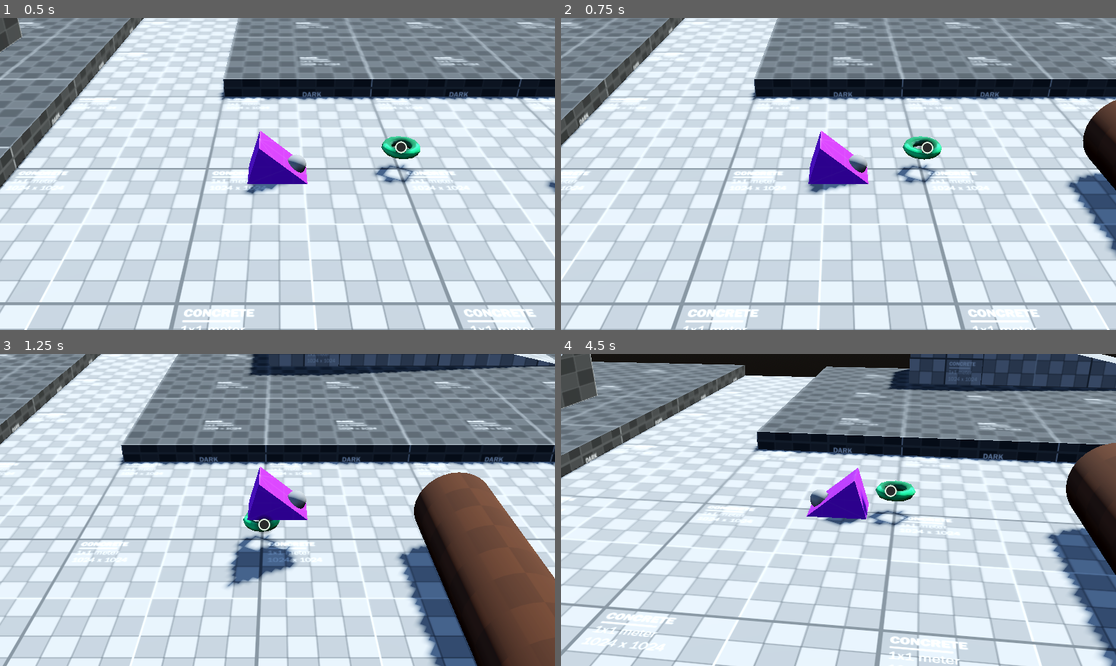
Above: before the commit, frames 1-4 (two rows, left to right).
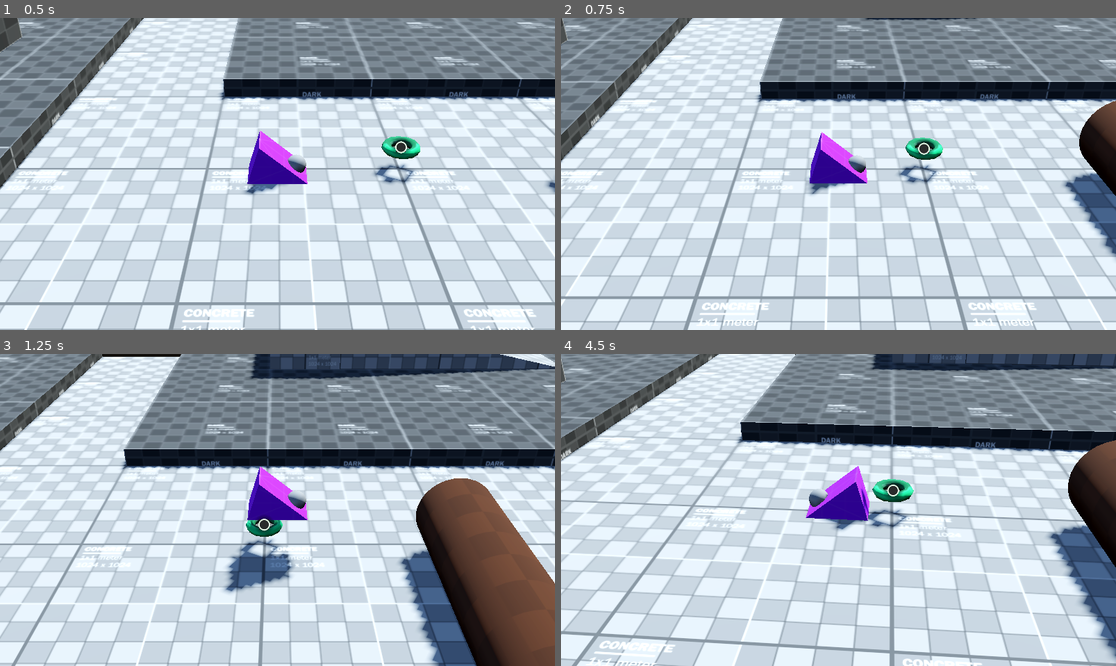
Above: after the commit, the same moments.

Repository: lithopsiouu/you-rat
Game: Godot game, scene res://Scenes/test/main test room.tscn
Same seed, same stepped clock (60 frames per second), same inputs: the game is played once before the commit and once after it.
Inputs (mouse positions are in pixels of both pictures, inside the frame that each line leads up to):
- Up to frame 1 (0.5 s): no input
- Up to frame 2 (0.75 s): tap Enter at 0.5 s; move the mouse to (960, 158) at 0.52 s; hold D (move_right) from 0.53 s (still down); tap X (zoom_cam_in, bound only after the commit) at 0.6 s
- Up to frame 3 (1.25 s): keep holding D (move_right); tap Space (jump) at 0.77, 1.07 s; tap Z (zoom_cam_out, bound only after the commit) at 0.8 s
- Up to frame 4 (4.5 s): move the mouse to (727, 525) at 1.27 s; release D (move_right) at 1.28 s; hold S (move_backward) 1.28-2.03 s; tap Z (zoom_cam_out, bound only after the commit) at 1.35, 3.05 s; tap Space (jump) at 1.52, 1.55, 1.82, 2.1, 3.02, 3.32, 3.77, 3.8, 4.07 s; move the mouse to (894, 441) at 2.02 s; hold D (move_right) 2.03-2.78 s; tap X (zoom_cam_in, bound only after the commit) at 2.3 s; move the mouse to (810, 572) at 2.77 s; hold W (move_forward) 2.78-3.53 s; click (810, 572) at 2.85 s; move the mouse to (1005, 556) at 3.52 s; hold A (move_left) from 3.53 s (still down); tap Down (rotate_cam_down) at 3.6 s; move the mouse to (672, 463) at 4.27 s; tap Left (rotate_cam_left) at 4.35 s

Frame 1 is identical in both runs. In frame 2, 35% of the frame differs, in the area x 0-100%, y 0-100%; in frame 3, 38%; in frame 4, 56%.

Commit message:
update rolling tube, gimbal camera
- added note tracker addon
- updated gimbal camera to include zooming
- rolling tube can access character state machine
- rolling tube now has exit function

Diff:
--- a/Assets/Entities/gimbal_camera.tscn
+++ b/Assets/Entities/gimbal_camera.tscn
@@ -11,13 +11,20 @@
 dof_blur_near_transition = 4.0
 dof_blur_amount = 0.2
 
-[node name="GimbalCamera" type="Node3D"]
+[node name="GimbalCamera" type="Node3D" unique_id=1012563918]
+process_mode = 3
+physics_interpolation_mode = 1
 script = ExtResource("1_gf4iu")
+use_start_orientation = true
+speed_y = 0.9
+speed_x = 1.3
 
-[node name="InnerGimbal" type="Node3D" parent="."]
+[node name="InnerGimbal" type="Node3D" parent="." unique_id=1711236955]
+unique_name_in_owner = true
 transform = Transform3D(1, 0, 0, 0, 0.866025, 0.5, 0, -0.5, 0.866025, 0, 0, 0)
 
-[node name="Camera3D" type="Camera3D" parent="InnerGimbal"]
+[node name="Camera3D" type="Camera3D" parent="InnerGimbal" unique_id=1717245231]
+unique_name_in_owner = true
 transform = Transform3D(1, 0, 0, 0, 1, 0, 0, 0, 1, 0, 0, 2.8)
 cull_mask = 524287
 attributes = SubResource("CameraAttributesPractical_gf4iu")
--- a/Assets/Entities/rigidbody_player.tscn
+++ b/Assets/Entities/rigidbody_player.tscn
@@ -11,6 +11,7 @@
 [ext_resource type="Script" uid="uid://4au3baac81ma" path="res://Scripts/Interaction/StateMachine/Character/walking.gd" id="9_vghrk"]
 [ext_resource type="Script" uid="uid://01ga8bbfkunt" path="res://Scripts/Interaction/StateMachine/Character/falling.gd" id="10_1kggj"]
 [ext_resource type="Script" uid="uid://cggutx8t7paof" path="res://Scripts/Interaction/StateMachine/Character/jumping.gd" id="10_y5fkf"]
+[ext_resource type="Script" uid="uid://ddahjqj87whn7" path="res://Scripts/Interaction/StateMachine/Character/blocked.gd" id="12_xmvst"]
 
 [sub_resource type="SphereShape3D" id="SphereShape3D_b2tom"]
 radius = 0.05
@@ -116,3 +117,9 @@
 input = NodePath("../../Components/PlayerInput")
 rotator = NodePath("../../Components/RotateToVelocity")
 metadata/_custom_type_script = "uid://cggutx8t7paof"
+
+[node name="Blocked" type="Node" parent="StateMachine" unique_id=258050266 node_paths=PackedStringArray("body", "input")]
+script = ExtResource("12_xmvst")
+body = NodePath("../..")
+input = NodePath("../../Components/PlayerInput")
+metadata/_custom_type_script = "uid://ddahjqj87whn7"
--- a/Scenes/test/main test room.tscn
+++ b/Scenes/test/main test room.tscn
@@ -154,8 +154,6 @@
 transform = Transform3D(1, 0, 0, 0, 1, 0, 0, 0, 1, 0.367, 0, -0.945)
 top_level = true
 target = NodePath("..")
-rotation_speed_y = 0.03
-rotation_speed_x = 0.035
 gimbal_max_x = -35.0
 gimbal_min_x = -20.0
 
--- a/Scripts/Interaction/StateMachine/Character/falling.gd
+++ b/Scripts/Interaction/StateMachine/Character/falling.gd
@@ -29,6 +29,7 @@
 	var move_dir = input.move_dir
 
 	if body.is_on_floor():
+		Input.start_joy_vibration(0, 0.3, 0.3, 0.1)
 
 		if _get_is_moving(move_dir):
 			state_machine.change_state("Walking")
--- a/Scripts/Interaction/StateMachine/StateMachine.gd
+++ b/Scripts/Interaction/StateMachine/StateMachine.gd
@@ -3,6 +3,7 @@
 ## Class for a [StateMachine].
 
 @export var initial_state: State
+@export var print_state_change: bool = false ## Whether or not the [b]Output[/b] displays the name of the new [State].
 
 var current_state: State ## Current state the [StateMachine] is in.
 var last_state: State ## Last state the [StateMachine] was in.
@@ -39,4 +40,4 @@
 	new_state.enter()
 
 	current_state = new_state
-	print(str(new_state_name))
+	if print_state_change: print(str(new_state_name))
--- a/Scripts/Interaction/rolling_tube.gd
+++ b/Scripts/Interaction/rolling_tube.gd
@@ -2,11 +2,23 @@
 ## A cylinder that rolls along one axis that can be entered by an NPC at either end.
 
 var _held_character: CharacterBody3D ## Character "held" within tube.
+var _character_state_machine: StateMachine ## [StateMachine] of the [param _held_character].
 
+@export_category("Settings")
+
+@export_group("Connections")
 @export var entrance: Interactable
 @export var exit: Interactable
 
+@export_group("Rolling") # @todo add rolling functionality
+@export_custom(PROPERTY_HINT_GROUP_ENABLE, "") var can_roll: bool = true ## If the [RollingTube] can move.
+@export var speed: float = 1.0 ## Speed of the [RollingTube].
+
+var ends_distance: float = 0.0 ## Distance between [param entrance] and [exit] calculated at [method Node._ready].
+
 func _ready() -> void:
+	ends_distance = entrance.global_position.distance_to(exit.global_position)
+
 	entrance.interaction_completed.connect(_try_enter_body.bind(entrance))
 	exit.interaction_completed.connect(_try_enter_body.bind(exit))
 
@@ -14,6 +26,22 @@
 	_held_character = interactor.owner
 
 	var gimbal: GimbalCamera = _held_character.find_child("GimbalCamera")
-	gimbal.set_new_target(self)
+	gimbal.set_new_target(self, false)
+	gimbal.set_zoom_extents("in_tube")
 
 	_held_character.visible = false
+
+	if _try_get_state_machine():
+		_character_state_machine.change_state("blocked")
+
+func _try_get_state_machine() -> bool:
+	_character_state_machine = _held_character.find_child("StateMachine")
+
+	return _character_state_machine != null
+
+# @todo finish function exit tube
+func _exit_tube(area: Interactable) -> void:
+	_held_character.global_position = exit.global_position
+	_held_character.visible = true
+
+	_character_state_machine.change_state("idle")
--- a/Scripts/gimbal_camera.gd
+++ b/Scripts/gimbal_camera.gd
@@ -1,16 +1,39 @@
 class_name GimbalCamera extends Node3D
 
+@onready var gim: Node3D = %InnerGimbal ## Gimbal rotating on the [code]X[/code] axis.
+@onready var cam: Camera3D = %Camera3D ## Camera of the [GimbalCamera].
+
 @export var target: Node3D
+
 var player_input: PlayerInput
 
 @export_category("Settings")
 @export var transform_to_target: bool = true
+@export var zoom_strength: float = 0.1
+@export_group("Use Start Orientation")
+@export_custom(PROPERTY_HINT_GROUP_ENABLE, "") var use_start_orientation: bool = false
+@export_custom(PROPERTY_HINT_NONE, "suffix:°") var start_x_rotation: float = -30.0
+@export_custom(PROPERTY_HINT_NONE, "suffix:m") var start_zoom: float = 2.8
+
 @export_subgroup("Speed")
-@export var rotation_speed_y = PI / 2
-@export var rotation_speed_x = PI / 2
-@export_subgroup("Limits")
-@export var gimbal_max_x: float = -40.0
-@export var gimbal_min_x: float = -15.0
+@export var speed_y = PI / 2 ## Speed of rotation on the [code]Y[/code] axis, multiplied by [code]delta[/code].
+@export var speed_x = PI / 2 ## Speed of rotation on the [code]X[/code] axis, multiplied by [code]delta[/code].
+
+@export_group("Limits")
+
+@export_subgroup("Rotation")
+@export var gimbal_min_x: float = -15.0 ## Minimum x (lowest tilt) rotation.
+@export var gimbal_max_x: float = -40.0 ## Maximum x (lowest tilt) rotation.
+
+@export_subgroup("Zoom")
+@export var zoom_min: float = 2.0
+@export var zoom_max: float = 3.2
+
+# @todo eventually use zoom extents dict
+var zoom_extents: Dictionary[String, Vector2] = { ## Contains [param zoom_min] and [param zoom_max] values in a [Vector2].[codeblock]"extent_name": Vector2(min, max)[/codeblock]Used with [method GimbalCamera.set_zoom_extents].
+	"default": Vector2(2.6, 3.1),
+	"in_tube": Vector2(3.1, 3.6)
+}
 
 
 func _ready() -> void:
@@ -21,15 +44,47 @@
 	_move_to_target()
 
 	if abs(player_input.rotate_cam.length()) > 0:
-		rotation.y += player_input.rotate_cam.x * rotation_speed_x
-		$InnerGimbal.rotation.x += player_input.rotate_cam.y * rotation_speed_y
+		rotation.y = move_toward(rotation.y, rotation.y + player_input.rotate_cam.x, delta * speed_x)
+		gim.rotation.x = move_toward(gim.rotation.x, gim.rotation.x + player_input.rotate_cam.y, delta * speed_y)
 
-		$InnerGimbal.rotation_degrees.x = clampf($InnerGimbal.rotation_degrees.x, gimbal_max_x, gimbal_min_x)
+		gim.rotation_degrees.x = clampf(gim.rotation_degrees.x, gimbal_max_x, gimbal_min_x)
+
+	if Input.is_action_just_pressed("zoom_cam_in"):
+		mod_zoom(zoom_strength)
+	elif Input.is_action_just_pressed("zoom_cam_out"):
+		mod_zoom(-zoom_strength)
 
 
-func set_new_target(new_target: Node3D) -> void:
+## Sets [param target] to [param new_target].
+func set_new_target(new_target: Node3D, keep_global_transform: bool = true) -> void:
 	target = new_target
+	reparent(target, keep_global_transform)
 
+
+## Sets [member Node3D.transform] to the [b]position[/b] of [param target].
 func _move_to_target() -> void:
 	if transform_to_target:
 		position = target.position
+
+
+## Change [param zoom_min] and [param zoom_max] to value in [member GimbalCamera.zoom_extents] using [param extent_name]
+func set_zoom_extents(extent_name: String) -> void:
+	extent_name = extent_name.to_lower()
+
+	if zoom_extents.has(extent_name):
+		zoom_min = zoom_extents[extent_name].x
+		zoom_max = zoom_extents[extent_name].y
+		set_zoom(0.5)
+	else:
+		printerr("Extent '", extent_name, "' does not exist!")
+
+## [b]Set[/b] [member Node3D.transform.z] (distance) of [member GimbalCamera.cam] with a [b]value[/b] between [code]0[/code] and [code]1[/code] (min and max zoom).
+func set_zoom(value: float) -> void:
+	value = clampf(value, 0, 1)
+
+	cam.position.z = lerp(zoom_min, zoom_max, value)
+
+
+## [b]Increase[/b] or [b]decrease[/b] [member Node3D.transform.z] (distance) of [param cam] clamped between [param zoom_min] and [param zoom_max].
+func mod_zoom(value: float) -> void:
+	cam.position.z = clamp(cam.position.z + value, zoom_min, zoom_max)
--- a/project.godot
+++ b/project.godot
@@ -23,6 +23,10 @@
 
 InteractionPrompt="*res://Scenes/Autoloaded/interaction_prompt.tscn"
 
+[editor_plugins]
+
+enabled=PackedStringArray("res://addons/note_tracker/plugin.cfg")
+
 [file_customization]
 
 folder_colors={
@@ -41,52 +45,81 @@
 move_forward={
 "deadzone": 0.2,
 "events": [Object(InputEventKey,"resource_local_to_scene":false,"resource_name":"","device":-1,"window_id":0,"alt_press …(192 unchanged characters)…
+, Object(InputEventJoypadMotion,"resource_local_to_scene":false,"resource_name":"","device":-1,"axis":1,"axis_value":-1.0,"script":null)
 ]
 }
 move_backward={
 "deadzone": 0.2,
 "events": [Object(InputEventKey,"resource_local_to_scene":false,"resource_name":"","device":-1,"window_id":0,"alt_press …(192 unchanged characters)…
+, Object(InputEventJoypadMotion,"resource_local_to_scene":false,"resource_name":"","device":-1,"axis":1,"axis_value":1.0,"script":null)
 ]
 }
 move_left={
 "deadzone": 0.2,
 "events": [Object(InputEventKey,"resource_local_to_scene":false,"resource_name":"","device":-1,"window_id":0,"alt_press …(191 unchanged characters)…
+, Object(InputEventJoypadMotion,"resource_local_to_scene":false,"resource_name":"","device":-1,"axis":0,"axis_value":-1.0,"script":null)
 ]
 }
 move_right={
 "deadzone": 0.2,
 "events": [Object(InputEventKey,"resource_local_to_scene":false,"resource_name":"","device":-1,"window_id":0,"alt_press …(192 unchanged characters)…
+, Object(InputEventJoypadMotion,"resource_local_to_scene":false,"resource_name":"","device":-1,"axis":0,"axis_value":1.0,"script":null)
 ]
 }
 interact={
 "deadzone": 0.2,
 "events": [Object(InputEventMouseButton,"resource_local_to_scene":false,"resource_name":"","device":-1,"window_id":0,"a …(258 unchanged characters)…
 , Object(InputEventKey,"resource_local_to_scene":false,"resource_name":"","device":-1,"window_id":0,"alt_pressed":false …(183 unchanged characters)…
+, Object(InputEventJoypadButton,"resource_local_to_scene":false,"resource_name":"","device":-1,"button_index":2,"pressure":0.0,"pressed":true,"script":null)
 ]
 }
 rotate_cam_right={
 "deadzone": 0.2,
 "events": [Object(InputEventKey,"resource_local_to_scene":false,"resource_name":"","device":-1,"window_id":0,"alt_press …(195 unchanged characters)…
+, Object(InputEventJoypadMotion,"resource_local_to_scene":false,"resource_name":"","device":-1,"axis":2,"axis_value":1.0,"script":null)
 ]
 }
 rotate_cam_left={
 "deadzone": 0.2,
 "events": [Object(InputEventKey,"resource_local_to_scene":false,"resource_name":"","device":-1,"window_id":0,"alt_press …(195 unchanged characters)…
+, Object(InputEventJoypadMotion,"resource_local_to_scene":false,"resource_name":"","device":-1,"axis":2,"axis_value":-1.0,"script":null)
 ]
 }
 rotate_cam_up={
 "deadzone": 0.2,
 "events": [Object(InputEventKey,"resource_local_to_scene":false,"resource_name":"","device":-1,"window_id":0,"alt_press …(195 unchanged characters)…
+, Object(InputEventJoypadMotion,"resource_local_to_scene":false,"resource_name":"","device":-1,"axis":3,"axis_value":-1.0,"script":null)
 ]
 }
 rotate_cam_down={
 "deadzone": 0.2,
 "events": [Object(InputEventKey,"resource_local_to_scene":false,"resource_name":"","device":-1,"window_id":0,"alt_press …(195 unchanged characters)…
+, Object(InputEventJoypadMotion,"resource_local_to_scene":false,"resource_name":"","device":-1,"axis":3,"axis_value":1.0,"script":null)
 ]
 }
 jump={
 "deadzone": 0.2,
 "events": [Object(InputEventKey,"resource_local_to_scene":false,"resource_name":"","device":-1,"window_id":0,"alt_press …(191 unchanged characters)…
+, Object(InputEventJoypadButton,"resource_local_to_scene":false,"resource_name":"","device":-1,"button_index":0,"pressure":0.0,"pressed":true,"script":null)
+]
+}
+zoom_cam_in={
+"deadzone": 0.2,
+"events": [Object(InputEventKey,"resource_local_to_scene":false,"resource_name":"","device":-1,"window_id":0,"alt_pressed":false,"shift_pressed":false,"ctrl_pressed":false,"meta_pressed":false,"pressed":false,"keycode":0,"physical_keycode":88,"key_label":0,"unicode":120,"location":0,"echo":false,"script":null)
+, Object(InputEventJoypadButton,"resource_local_to_scene":false,"resource_name":"","device":-1,"button_index":11,"pressure":0.0,"pressed":true,"script":null)
+]
+}
+zoom_cam_out={
+"deadzone": 0.2,
+"events": [Object(InputEventKey,"resource_local_to_scene":false,"resource_name":"","device":-1,"window_id":0,"alt_pressed":false,"shift_pressed":false,"ctrl_pressed":false,"meta_pressed":false,"pressed":false,"keycode":0,"physical_keycode":90,"key_label":0,"unicode":122,"location":0,"echo":false,"script":null)
+, Object(InputEventJoypadButton,"resource_local_to_scene":false,"resource_name":"","device":-1,"button_index":12,"pressure":0.0,"pressed":true,"script":null)
+]
+}
+return={
+"deadzone": 0.2,
+"events": [Object(InputEventKey,"resource_local_to_scene":false,"resource_name":"","device":-1,"window_id":0,"alt_pressed":false,"shift_pressed":false,"ctrl_pressed":false,"meta_pressed":false,"pressed":false,"keycode":0,"physical_keycode":81,"key_label":0,"unicode":113,"location":0,"echo":false,"script":null)
+, Object(InputEventMouseButton,"resource_local_to_scene":false,"resource_name":"","device":-1,"window_id":0,"alt_pressed":false,"shift_pressed":false,"ctrl_pressed":false,"meta_pressed":false,"button_mask":2,"position":Vector2(169, 8),"global_position":Vector2(173, 45),"factor":1.0,"button_index":2,"canceled":false,"pressed":true,"double_click":false,"script":null)
+, Object(InputEventJoypadButton,"resource_local_to_scene":false,"resource_name":"","device":-1,"button_index":1,"pressure":0.0,"pressed":false,"script":null)
 ]
 }
 
@@ -108,6 +141,10 @@
 3d_physics/layer_13="Hitbox"
 3d_physics/layer_14="Hurtbox"
 
+[physics]
+
+common/physics_interpolation=true
+
 [rendering]
 
 renderer/rendering_method="mobile"
Not shown: 1 places in Assets/Entities/gimbal_camera.tscn that only renumber resources
Not shown, added: addons/note_tracker/note_actions.gd
Not shown, added: addons/note_tracker/note_actions.gd.uid
Not shown, added: addons/note_tracker/note_dock.gd
Not shown, added: addons/note_tracker/note_dock.gd.uid
Not shown, added: addons/note_tracker/note_tracker.gd
Not shown, added: addons/note_tracker/note_tracker.gd.uid
Not shown, added: addons/note_tracker/plugin.cfg
Not shown, added: addons/note_tracker/scanner.gd
Not shown, added: addons/note_tracker/scanner.gd.uid
Not shown, added: addons/note_tracker/source_doc.gd
Not shown, added: addons/note_tracker/source_doc.gd.uid
(and 2 more such lines)
